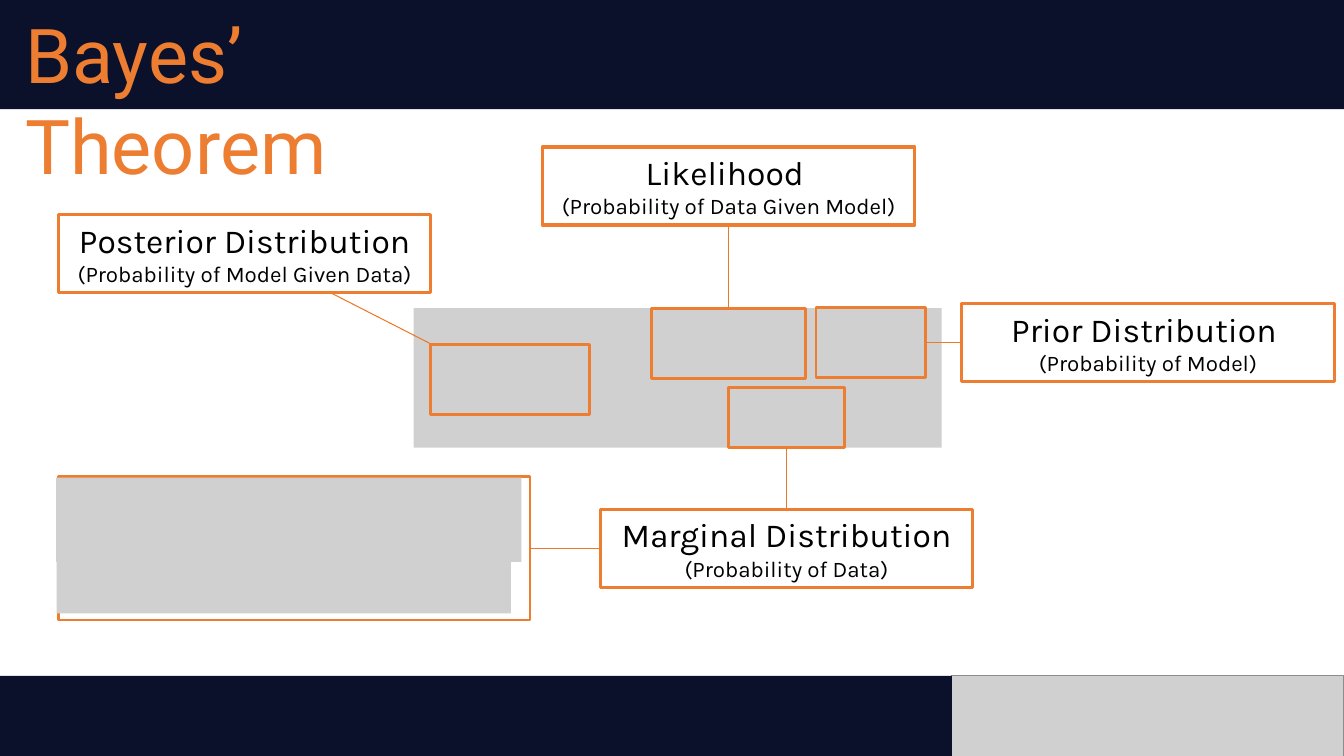
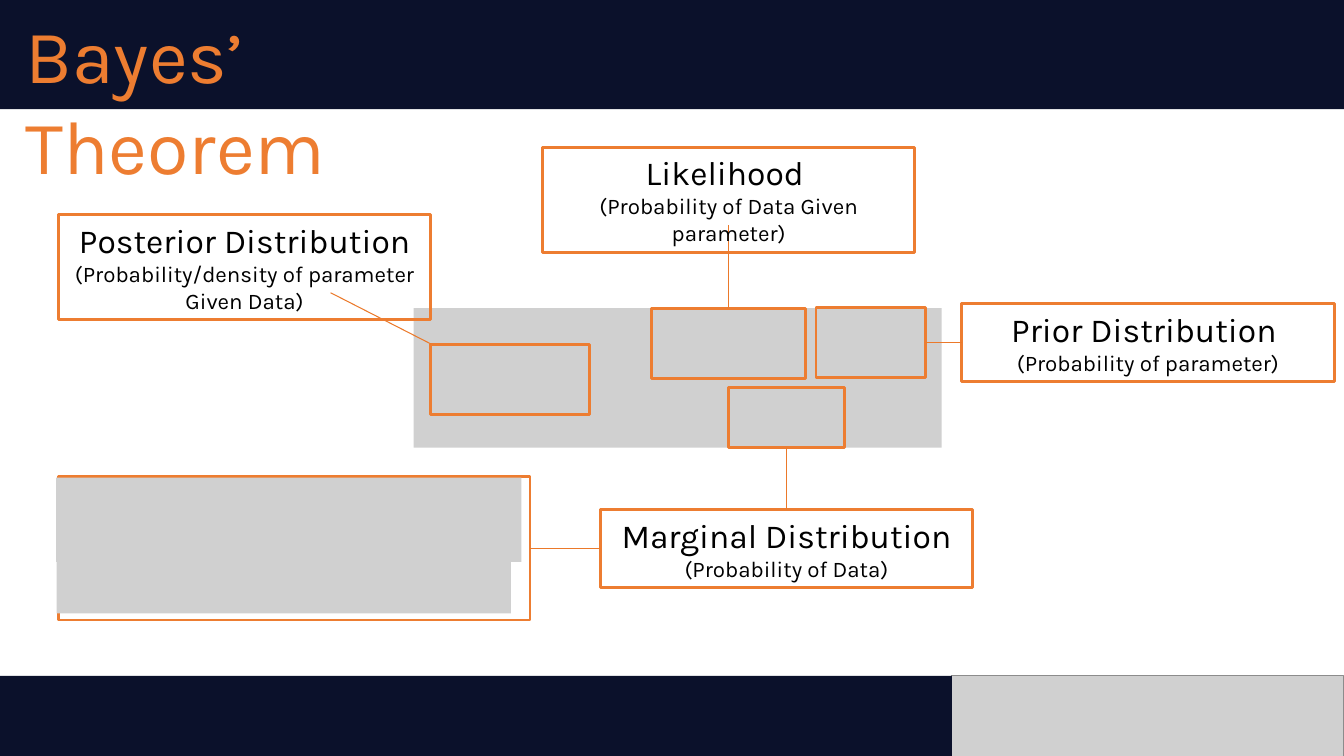
Before and after one commit to abogdan22/ds-6040, a slide deck: slide 3 of slides/module2.pptx. Drawn at 1344x756 pixels with LibreOffice and Linux fonts; fonts in the diff are those of the drawing; grey boxes stand for pictures. Boxes give left, top, right and bottom in pixels: in the first picture for what was removed or moved away, otherwise in the second. Text is boxed around its words. In the diff, an @@ line names an element or a change of style, - is before the commit and + after.

```diff
--- a/slides/module2.pptx
+++ b/slides/module2.pptx
@@ text "Bayes’ Theorem" at [25, 35, 325, 175]: font Roboto to Karla @@
@@ rectangle "Likelihood": place and size @@
-rectangle "Likelihood" at [542, 147, 914, 225]
+rectangle "Likelihood" at [542, 147, 914, 252]
@@ text in rectangle at [599, 198, 858, 248]: text changed @@
-(Probability of Data Given Model)
+(Probability of Data Given parameter)
@@ rectangle "Posterior Distribution": place and size @@
-rectangle "Posterior Distribution" at [58, 215, 431, 292]
+rectangle "Posterior Distribution" at [58, 215, 431, 320]
@@ line (729, 309) - (729, 225): stroke #EC792B 0.75 pt to #EB792A 0.75 pt @@
@@ text in rectangle at [75, 265, 414, 312]: text changed @@
-(Probability of Model Given Data)
+(Probability/density of parameter Given Data)
@@ line (431, 344) - (331, 292): stroke #EC792B 0.75 pt to #EB792A 0.75 pt @@
@@ text in rectangle at [1017, 355, 1279, 377]: text changed @@
-(Probability of Model)
+(Probability of parameter)
```
Also in this commit, not shown: 14 other slides changed, 1 slide added, 3 slides removed, 1 other file.
